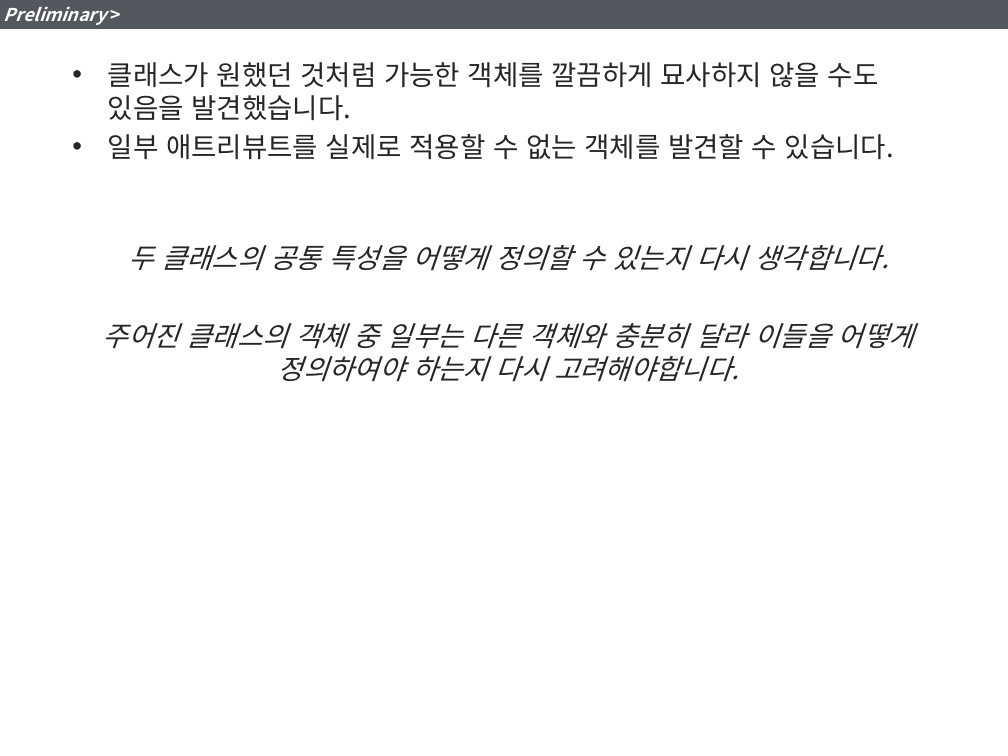
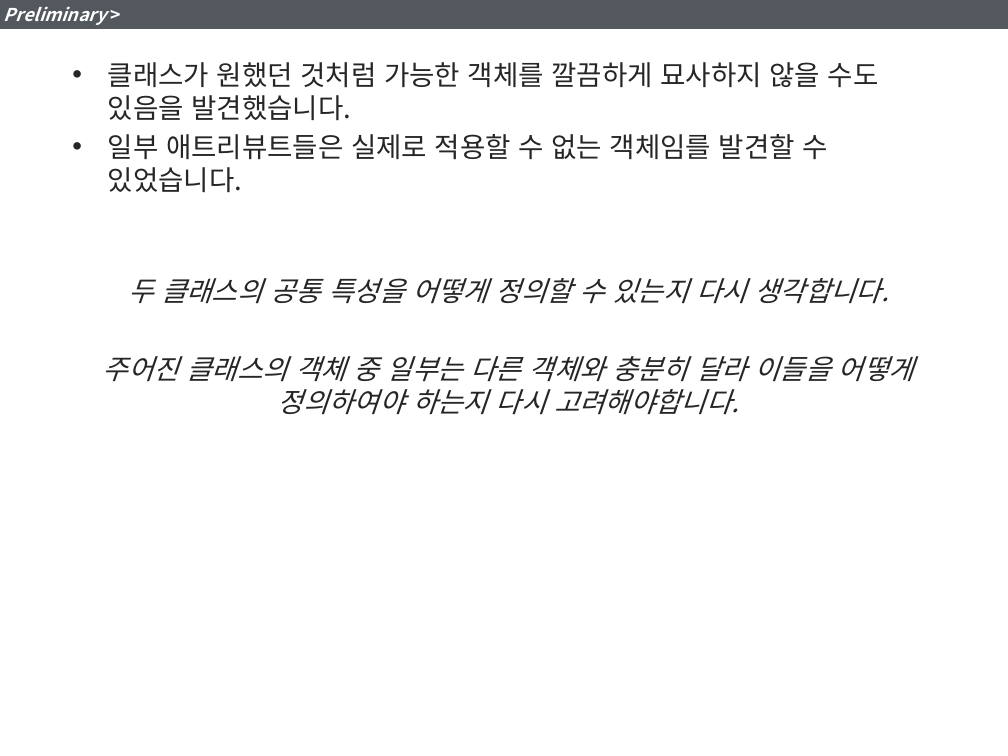
Before and after one commit to YoonJoon/KGarden, a slide deck: slide 3 of DBDesign/7_GeneralizationandSpecialization.pptx. Drawn at 1008x756 pixels with LibreOffice and Linux fonts; fonts in the diff are those of the drawing. Boxes give left, top, right and bottom in pixels: in the first picture for what was removed or moved away, otherwise in the second. Text is boxed around its words. In the diff, an @@ line names an element or a change of style, - is before the commit and + after.

Commit message:
correct typo errors

```diff
--- a/DBDesign/7_GeneralizationandSpecialization.pptx
+++ b/DBDesign/7_GeneralizationandSpecialization.pptx
@@ text at box(108, 134, 827, 192): text changed @@
-• 일부 애트리뷰트를 실제로 적용할 수 없는 객체를 발견할 수 있습니다.
+• 일부 애트리뷰트들은 실제로 적용할 수 없는 객체임를 발견할 수 있었습니다.
```
Also in this commit, not shown: 12 other slides changed.
